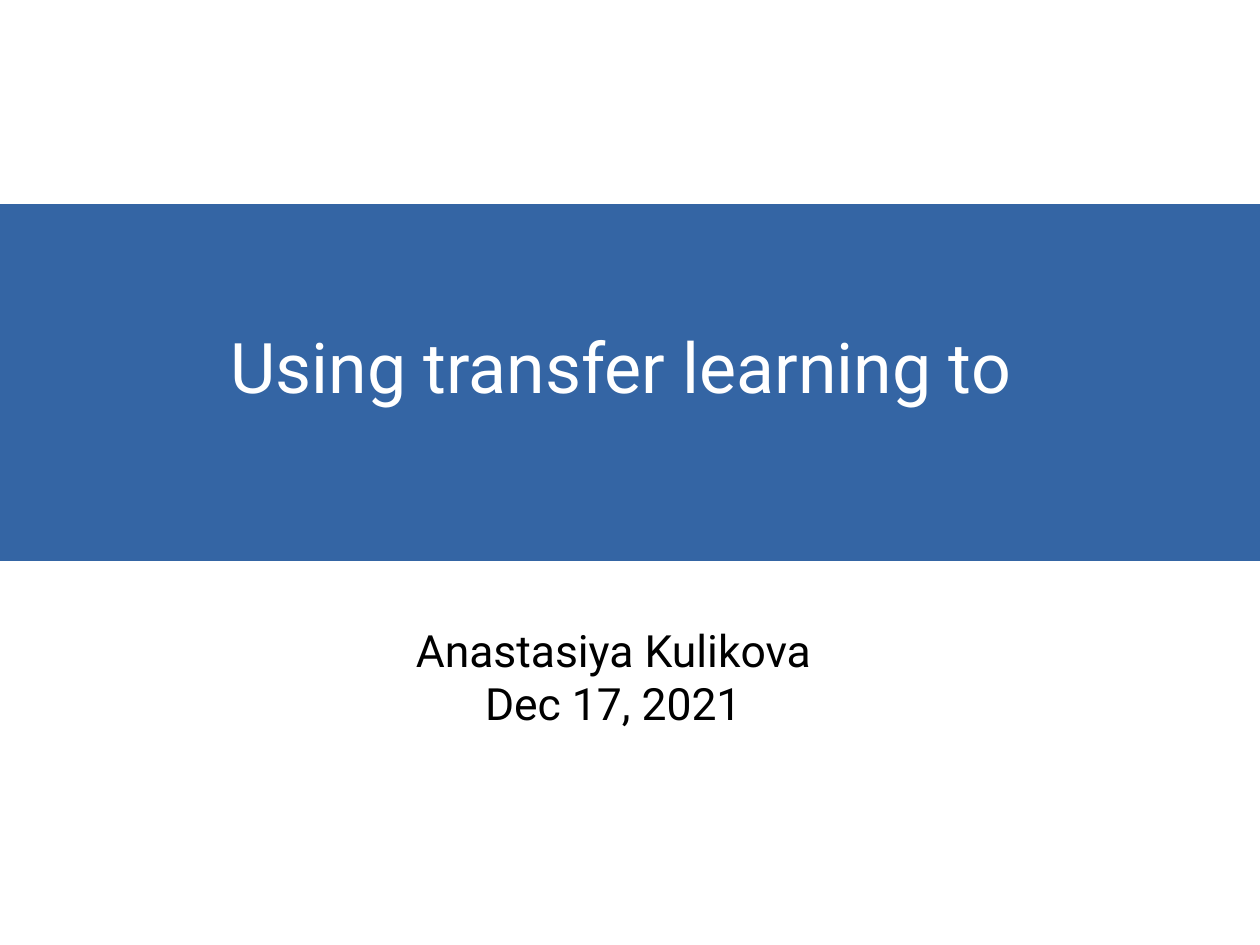
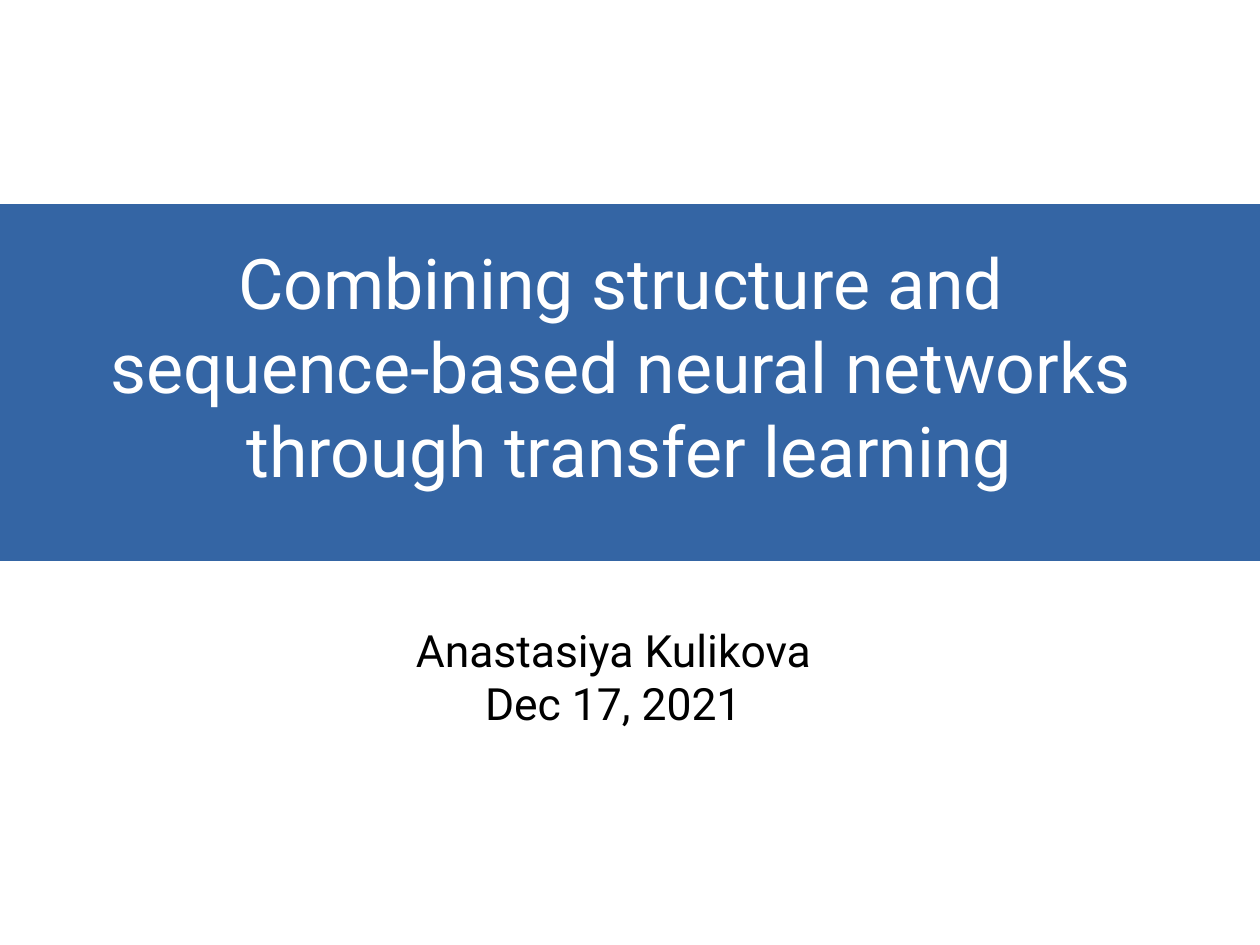
Before and after one commit to akulikova64/BERT_CNN_comparison, a slide deck: slide 1 of analysis/present_12_16_21.odp. Drawn at 1260x945 pixels with LibreOffice and Linux fonts; fonts in the diff are those of the drawing. Boxes give left, top, right and bottom in pixels: in the first picture for what was removed or moved away, otherwise in the second. Text is boxed around its words. In the diff, an @@ line names an element or a change of style, - is before the commit and + after.

```diff
--- a/analysis/present_12_16_21.odp
+++ b/analysis/present_12_16_21.odp
@@ text in rectangle at (110, 256, 1131, 492): text changed @@
-Using transfer learning to
+Combining structure and
+sequence-based neural networks
+through transfer learning
```
Also in this commit, not shown: 9 other slides changed, 8 slides added, 3 slides removed, 4 other files.
